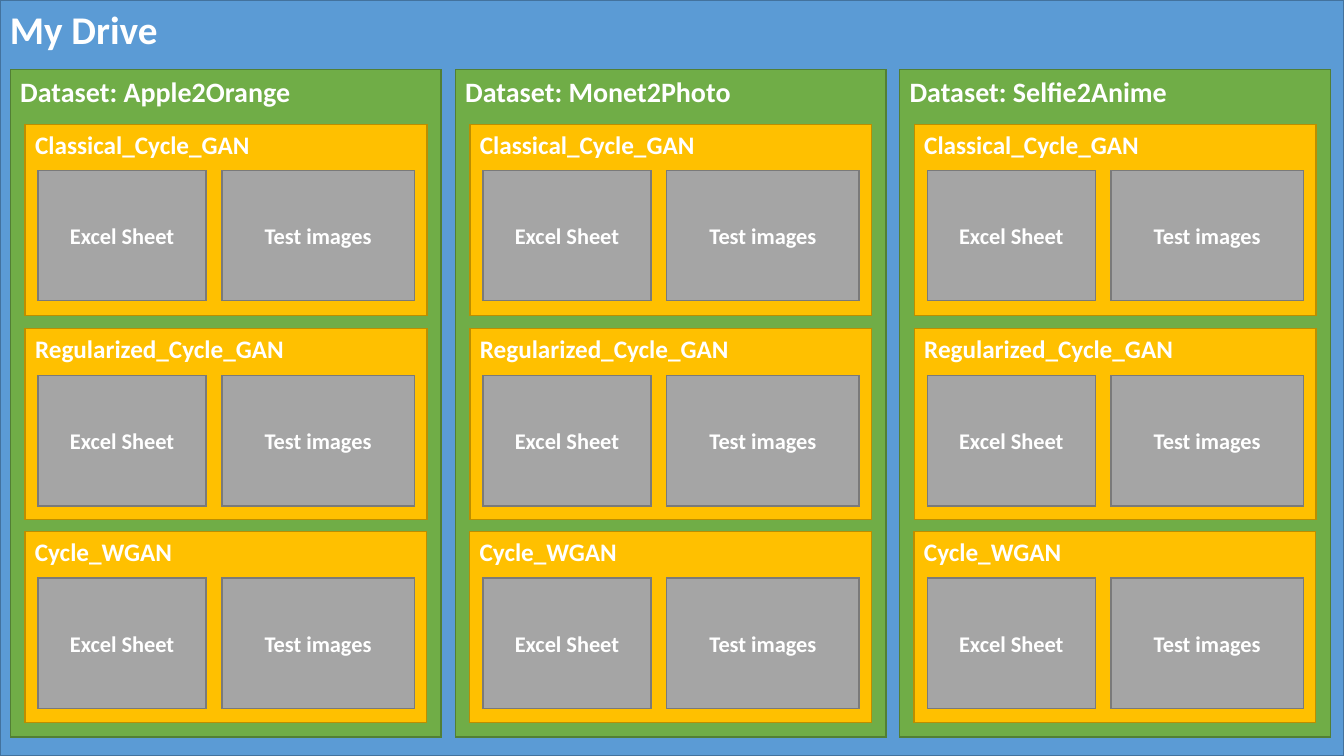
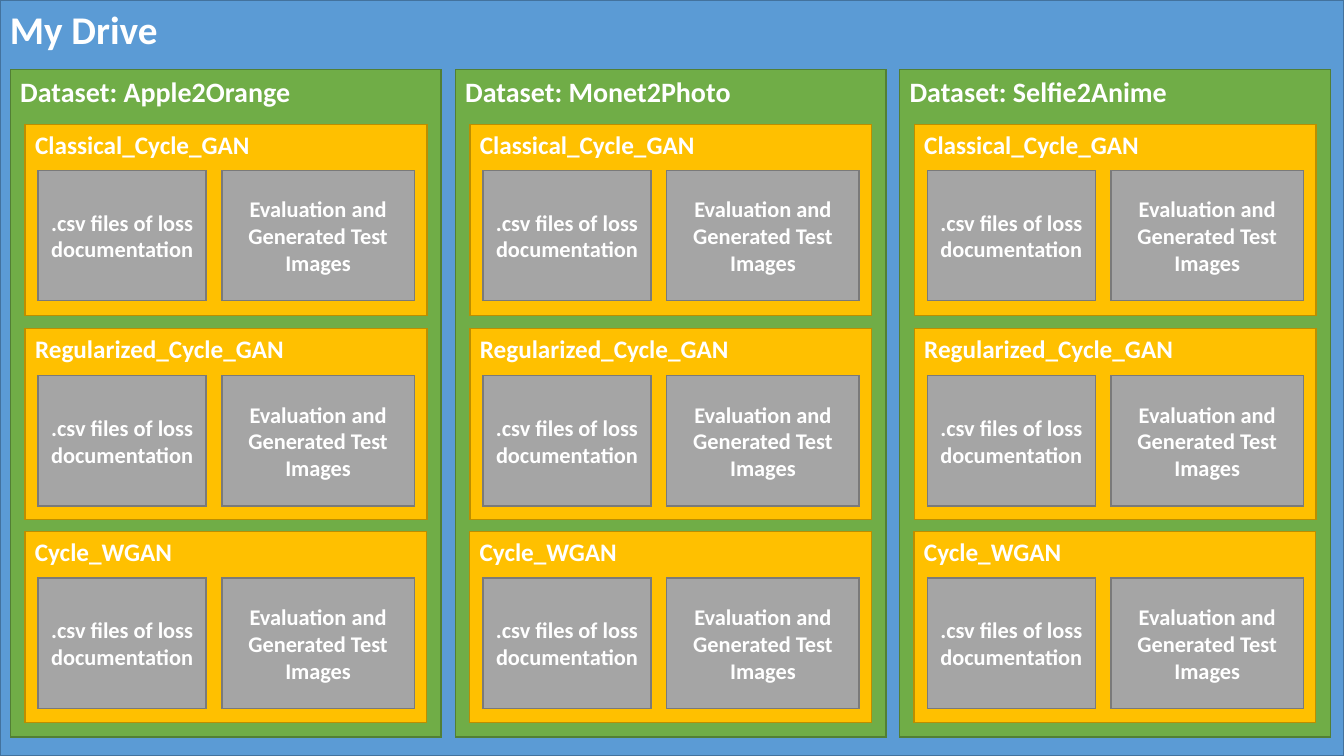
Before and after one commit to fabian9697/IANN_group30, a slide deck: slide 2 of Final_Project/Material_for_Documentation/File_Structure_Figures.pptx. Drawn at 1344x756 pixels with LibreOffice and Linux fonts; fonts in the diff are those of the drawing. Boxes give left, top, right and bottom in pixels: in the first picture for what was removed or moved away, otherwise in the second. Text is boxed around its words. In the diff, an @@ line names an element or a change of style, - is before the commit and + after.

```diff
--- a/Final_Project/Material_for_Documentation/File_Structure_Figures.pptx
+++ b/Final_Project/Material_for_Documentation/File_Structure_Figures.pptx
@@ text in rectangle at (248,201,388,275): text changed @@
-Test images
+Evaluation and Generated Test Images
@@ text in rectangle at (693,201,833,275): text changed @@
-Test images
+Evaluation and Generated Test Images
@@ text in rectangle at (1137,201,1277,275): text changed @@
-Test images
+Evaluation and Generated Test Images
@@ text in rectangle at (51,215,193,257): text changed @@
-Excel Sheet
+.csv files of loss documentation
@@ text in rectangle at (496,215,638,257): text changed @@
-Excel Sheet
+.csv files of loss documentation
@@ text in rectangle at (940,215,1082,257): text changed @@
-Excel Sheet
+.csv files of loss documentation
@@ text in rectangle at (248,407,388,480): text changed @@
-Test images
+Evaluation and Generated Test Images
@@ text in rectangle at (693,407,833,480): text changed @@
-Test images
+Evaluation and Generated Test Images
@@ text in rectangle at (1137,407,1277,480): text changed @@
-Test images
+Evaluation and Generated Test Images
@@ text in rectangle at (51,420,193,463): text changed @@
-Excel Sheet
+.csv files of loss documentation
@@ text in rectangle at (496,420,638,463): text changed @@
-Excel Sheet
+.csv files of loss documentation
@@ text in rectangle at (940,420,1082,463): text changed @@
-Excel Sheet
+.csv files of loss documentation
@@ text in rectangle at (51,622,193,665): text changed @@
-Excel Sheet
+.csv files of loss documentation
@@ text in rectangle at (248,609,388,683): text changed @@
-Test images
+Evaluation and Generated Test Images
@@ text in rectangle at (496,622,638,665): text changed @@
-Excel Sheet
+.csv files of loss documentation
@@ text in rectangle at (693,609,833,683): text changed @@
-Test images
+Evaluation and Generated Test Images
@@ text in rectangle at (940,622,1082,665): text changed @@
-Excel Sheet
+.csv files of loss documentation
@@ text in rectangle at (1137,609,1277,683): text changed @@
-Test images
+Evaluation and Generated Test Images
```
Also in this commit, not shown: 3 other files.
